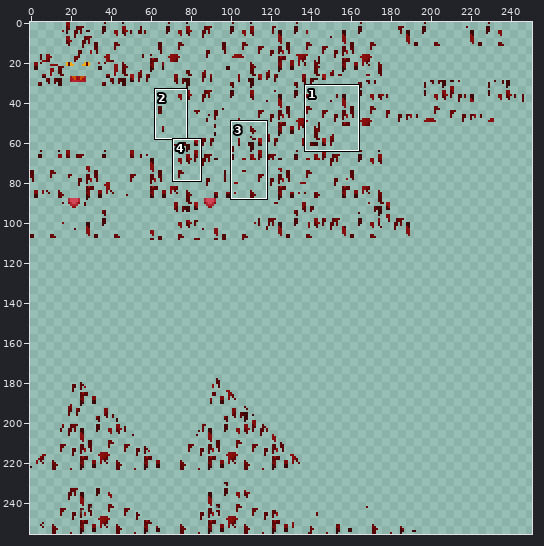
Edited in one commit: sprite sheet (src/main/resources/assets/dragonmounts/textures/entities/dragon/nether/glow.png). The picture above shows the old version from afar; the outline marks the close-up.
Close-up. First the earlier version:
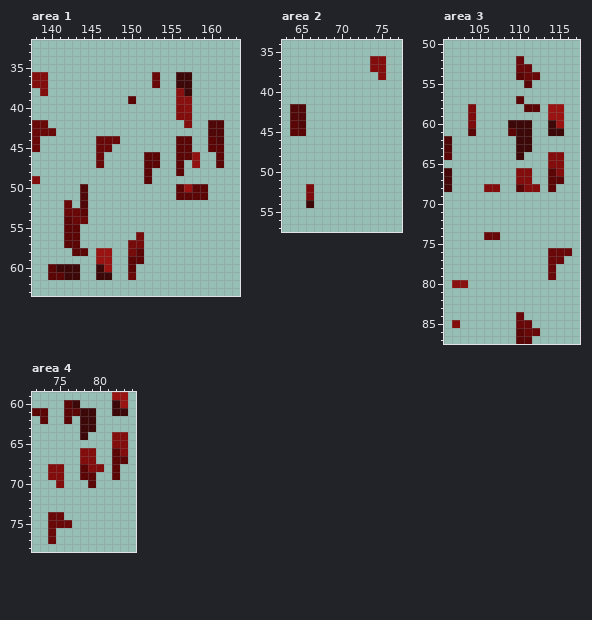
The file is 256x256 pixels. Pixels under 10% opacity are left out. Colours within 5 levels of each other are drawn and written as one. Shown: area 1: x 138..163, y 32..63; area 2: x 63..77, y 34..57; area 3: x 101..117, y 50..87; area 4: x 72..84, y 59..78. The wide view leaves out empty margins. The commit also changed other parts of the picture, which this record leaves out.
And afterwards:
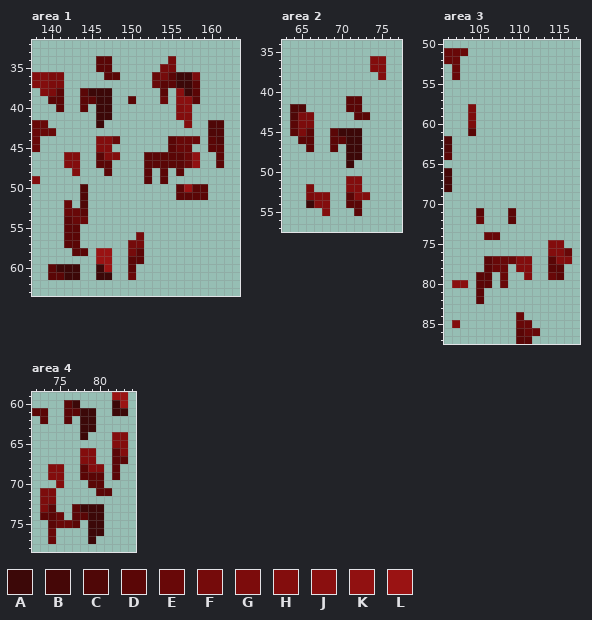
Palette (. is transparent): A #3c0808  B #450707  C #4f0707  D #5a0606  E #680808  F #750b0b  G #7c0c0c  H #830d0d  J #8a0f0f  K #911111  L #9a1313
What changed:
Changed rows in their new state; - is an unchanged pixel.
Area 1:
first column x 140:
34 ------DD-------F---
35 ------DD------FF---
36 GG-----DD-----FD--G
37 GG------------DD--D
38 GD--DAAA------D---D
39 DD--DDAA------E---D
40 -D--D-AA-----------
41 ------AA-----------
42 ------A------------
44 ------HH-------DEEE
45 ------HH-------DEE-
46 --HH--DHH-----DD-E-
47 --HH--DD------DD-E-
48 ---H---D------D----
49 --------------D----
Area 2:
first column x 65:
41 ------DD-
42 ------DD-
43 GG-----DD
44 GG-------
45 GD--DAAA-
46 DD--DDAA-
47 -D--D-AA-
48 ------AA-
49 ------A--
51 ------HH-
52 ------HH-
53 --HH--DHH
54 --HH--DD-
55 ---H---D-
Area 3:
first column x 101:
51 EEE-------------
52 EE-------.------
53 -E-------..-----
54 -E-------...----
55 ----------.-----
57 ---------.------
58 ----------..-..-
59 -------------..-
60 --------...--..-
61 --------...--..-
62 ---------..-----
63 ---------..-----
64 ---------.---..-
65 -------------..-
66 ---------..--..-
67 ---------..--..-
68 -----..--...-.--
71 ----D---D-------
72 ----E---D-------
75 -------------HH-
76 -------------HH-
77 -----DEEEHH--DHH
78 -----DEE-HH--DD-
79 ----DD-E--H---D-
80 ----DD-E--------
81 ----D-----------
82 ----D-----------
Area 4:
first column x 73:
69 -------D-
70 -------D-
71 GG-----DD
72 GG-------
73 GD--DAAA-
74 DD--DDAA-
75 -D--D-AA-
76 ------AA-
77 ------A--
